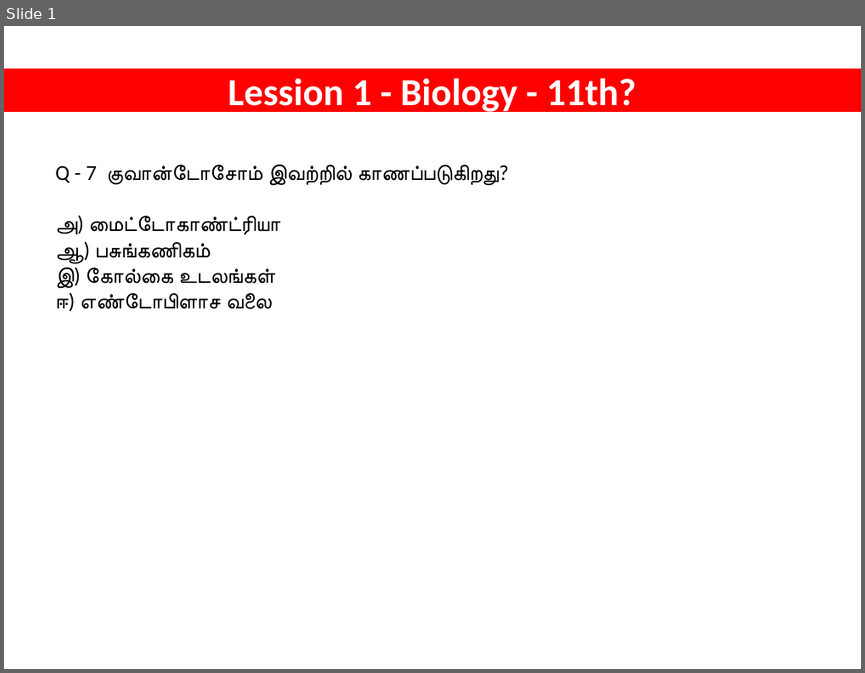
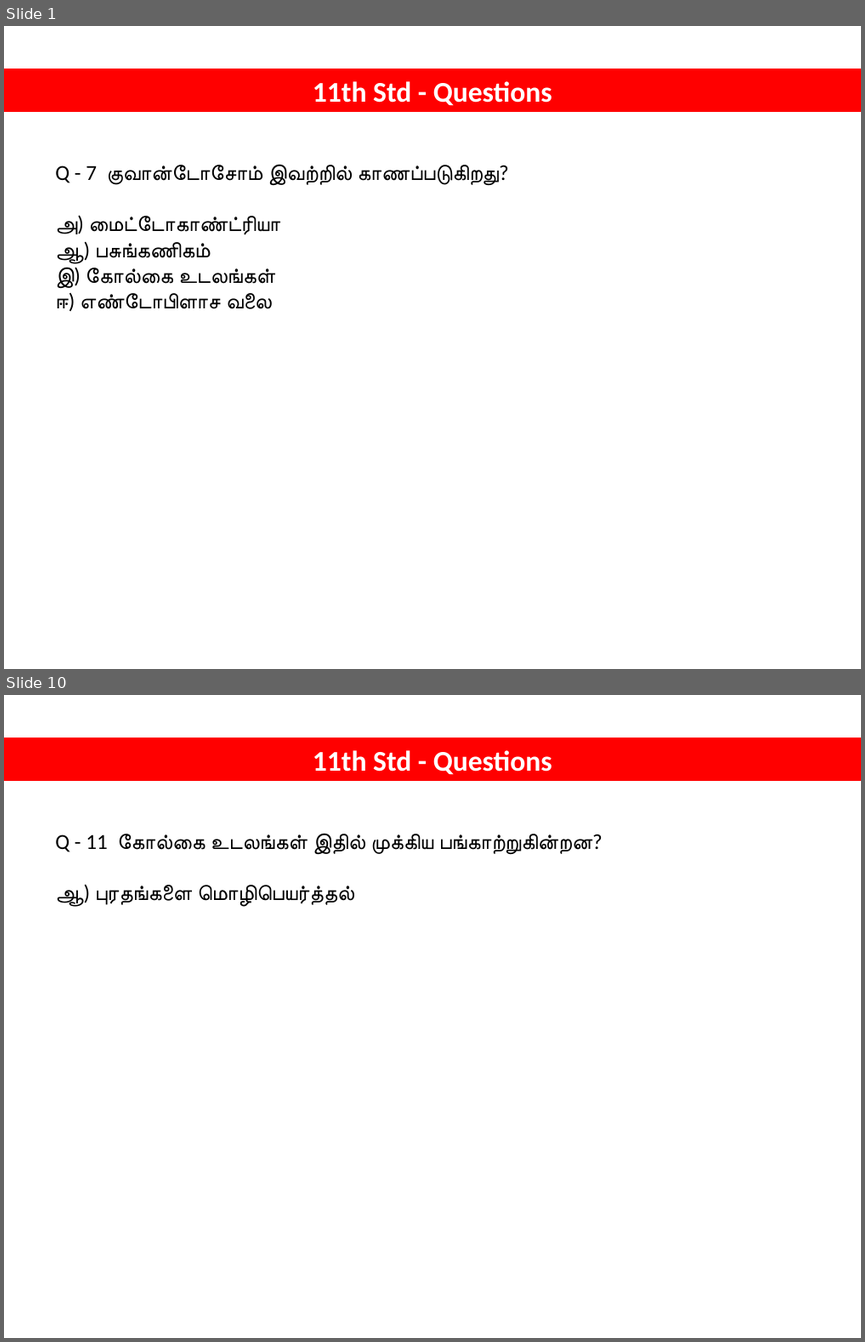
Before and after one commit to tvmani/tvmani.github.io, a slide deck: tamil_biology/NEET_BIOLOGY_001.pptx. Shown one above the other, each under a label of ours: slide 1 before the commit, slides 1 and 10 after it; the slides between them are not shown. The pictures are 865x673 and 865x1342 pixels, drawn with LibreOffice and Linux fonts; fonts in the diff are those of the drawing. Boxes give left, top, right and bottom in pixels: in the first picture for what was removed or moved away, otherwise in the second. Text is boxed around its words. In the diff, an @@ line names an element or a change of style, - is before the commit and + after.

```diff
--- a/tamil_biology/NEET_BIOLOGY_001.pptx
+++ b/tamil_biology/NEET_BIOLOGY_001.pptx
@@ slide 10 added at box(4, 695, 861, 1338), background #FFFFFF @@
@@ rectangle added at box(4, 737, 861, 781), fill #FF0000, outline #FF0000 0.75 pt, 24 pt, text #FFFFFF, bold @@
+11th Std - Questions
@@ text added at box(55, 833, 602, 906), 18 pt, text #000000 @@
+Q - 11 கோல்கை உடலங்கள் இதில் முக்கிய பங்காற்றுகின்றன?
+ஆ) புரதங்களை மொழிபெயர்த்தல்
@@ slide 1 changed as well @@
@@ text in rectangle at box(313, 81, 552, 106): text changed; size 32 to 24 pt @@
-Lession 1 - Biology - 11th?
+11th Std - Questions
```
Also in this commit, not shown: 8 other slides added, 1 other file.
